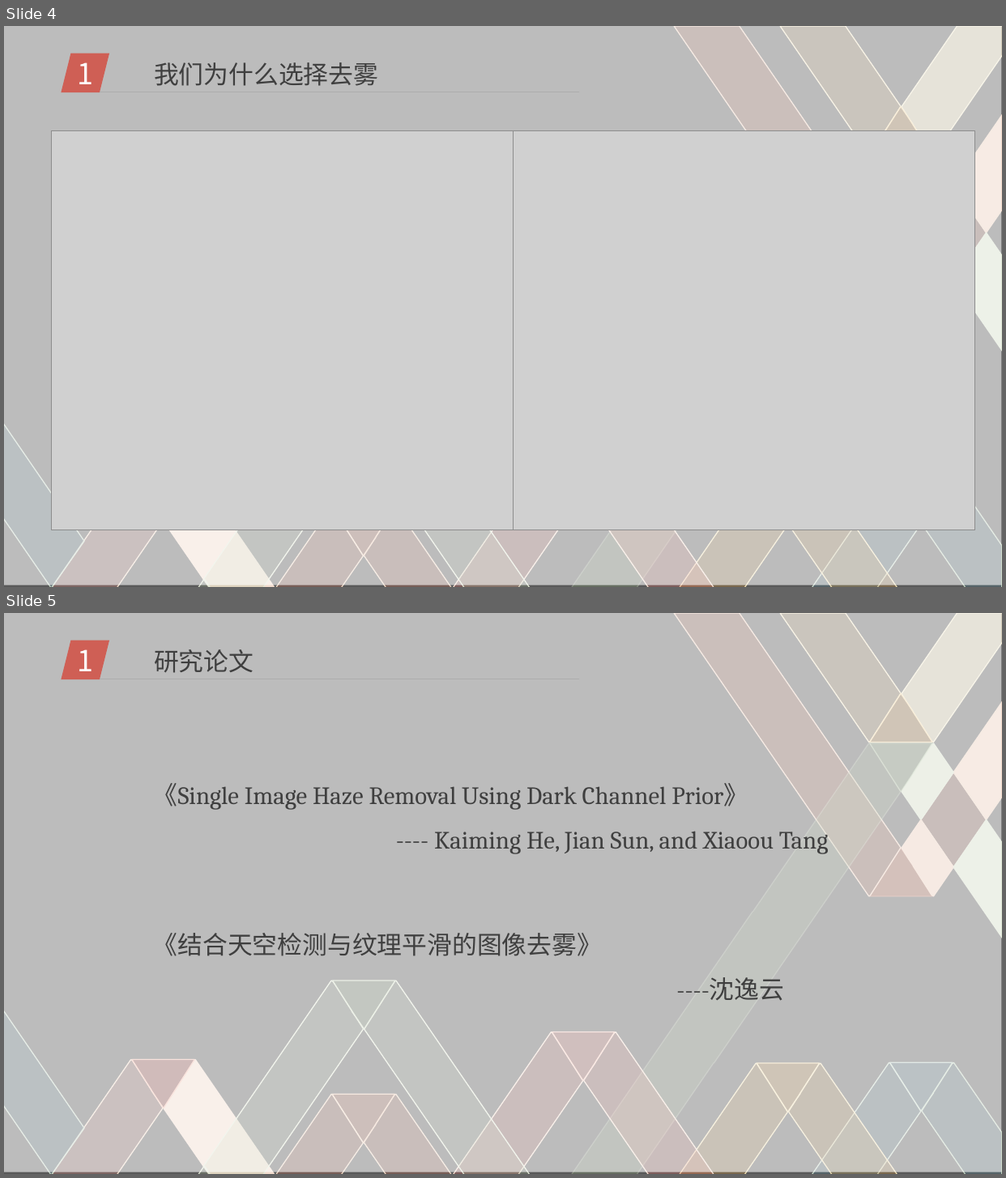
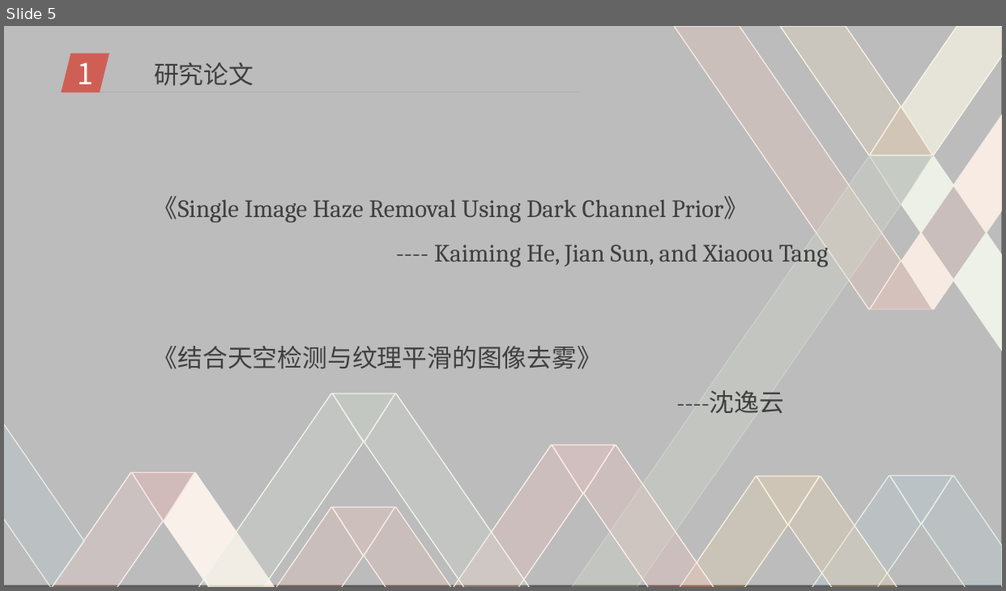
Before and after one commit to DigitalMedia2017-20/Mid-term, a slide deck: pre.ppt. Shown one above the other, each under a label of ours: slides 4 and 5 before the commit, slide 5 after it. The pictures are 1006x1178 and 1006x591 pixels, drawn with LibreOffice and Linux fonts; fonts in the diff are those of the drawing; grey boxes stand for pictures; background and template pictures are left out. Boxes give left, top, right and bottom in pixels: in the first picture for what was removed or moved away, otherwise in the second. Text is boxed around its words. In the diff, an @@ line names an element or a change of style, - is before the commit and + after.

```diff
--- a/pre.ppt
+++ b/pre.ppt
@@ slide 4 removed at (4,26,1002,587), background picture (left out) @@
@@ rectangle removed at (4,26,1001,586) @@
@@ freeform shape removed at (674,26,900,310) @@
@@ freeform shape removed at (780,26,900,156) @@
@@ freeform shape removed at (901,26,1002,156) @@
@@ parallelogram removed at (61,53,109,92) @@
@@ text removed at (77,62,93,84) @@
-1
@@ text removed at (154,62,378,86) @@
-我们为什么选择去雾
@@ line removed from (97, 92) to (579, 92) @@
@@ freeform shape removed at (870,106,932,155) @@
@@ freeform shape removed at (953,113,1002,233) @@
@@ picture removed at (51,130,513,530) @@
@@ picture removed at (513,130,975,530) @@
@@ freeform shape removed at (569,156,900,587) @@
@@ freeform shape removed at (920,186,986,280) @@
@@ freeform shape removed at (953,233,1002,352) @@
@@ freeform shape removed at (204,393,363,587) @@
@@ freeform shape removed at (364,393,531,587) @@
@@ freeform shape removed at (4,420,84,587) @@
@@ freeform shape removed at (451,445,583,587) @@
@@ freeform shape removed at (584,445,715,587) @@
@@ freeform shape removed at (49,472,163,587) @@
@@ freeform shape removed at (164,472,276,587) @@
@@ freeform shape removed at (676,476,787,587) @@
@@ freeform shape removed at (788,476,899,587) @@
@@ freeform shape removed at (811,476,920,587) @@
@@ freeform shape removed at (921,476,1001,587) @@
@@ freeform shape removed at (274,507,363,587) @@
@@ freeform shape removed at (332,507,394,556) @@
@@ freeform shape removed at (364,507,453,587) @@
@@ freeform shape removed at (195,579,212,587) @@
```
Also in this commit, not shown: 3 slides changed, 2 slides added, 1 other slide removed.
